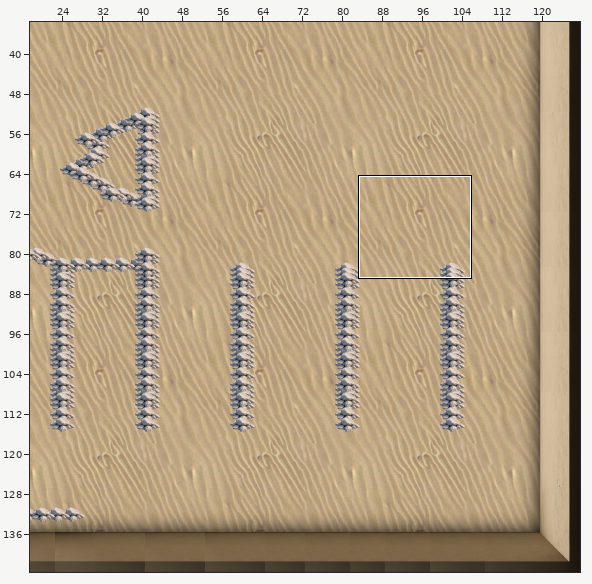
One commit to this Tiled map (JSON): public/tiled/rooms/room-2.json. Above, an overview of the earlier version with the close-up marked.
Close-up. Earlier state:
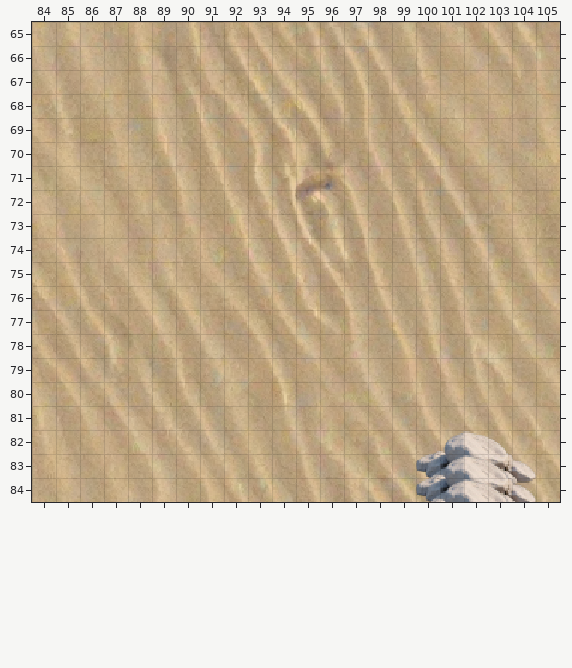
Cells are 16x16 px. Shown: x 84..105, y 65..84. The commit also changed other parts of the map, which this record leaves out.
Now the later version:
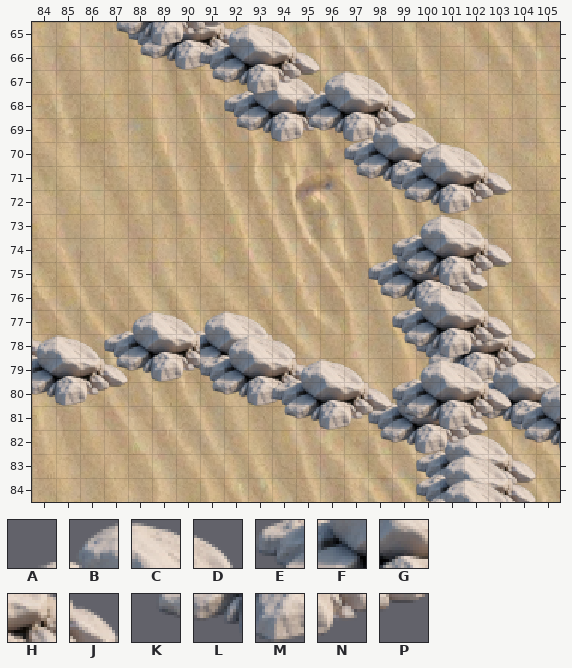
Key: from "obsticles": A 235, B 236, C 237, D 238, E 273, F 274, G 275, H 276, J 277, K 311, L 312, M 313, N 314, P 315.
_ is an empty cell.
Edits made:
Changed rows in their new state; . is an unchanged cell.
Layer "obsticles-background":
first column x 90:
77 ABCD............
78 EFGHJ...........
79 KL..P.......ABCD
80 ............EFGH
81 ............KLM.
Layer "obsticles-midground":
first column x 84:
65 ....EFGHJ.............
66 ....KLMN..............
67 ........ABCD..........
68 ........EFGH..........
69 ........KLMNPABCD.....
70 .............EFGHJ....
71 .............KLM......
74 ..............AB......
75 ..............EFGHJ...
76 ..............KLMNP...
77 ...ABCD...........CD..
78 J..EFGHABCD.....EFGHJ.
79 ...KLMNEFGHJ....KLMNP.
80 .......KLMN...AB....AB
81 ..............EFGHJ.EF
82 ..............KLMNP.KL
Layer "obsticles-foreground":
first column x 84:
65 ...KLMNPBCD.........
66 .......EFGHJ........
67 .......KLMNPBCD.....
68 ...........EFGHJ....
69 ...........KLMNP....
70 ...............ABCD.
71 ...............EFGHJ
72 ...............KLMNP
73 ...............ABCD.
74 ...............EFGHJ
75 ...............KLMNP
76 ...............ABCD.
77 ...............EFGHJ
78 BCD............KLMNP
79 FGHJ......ABCD.ABCD.
80 LMNP......EFGHJEFGHJ
81 ..........KLMNPKLMNP
